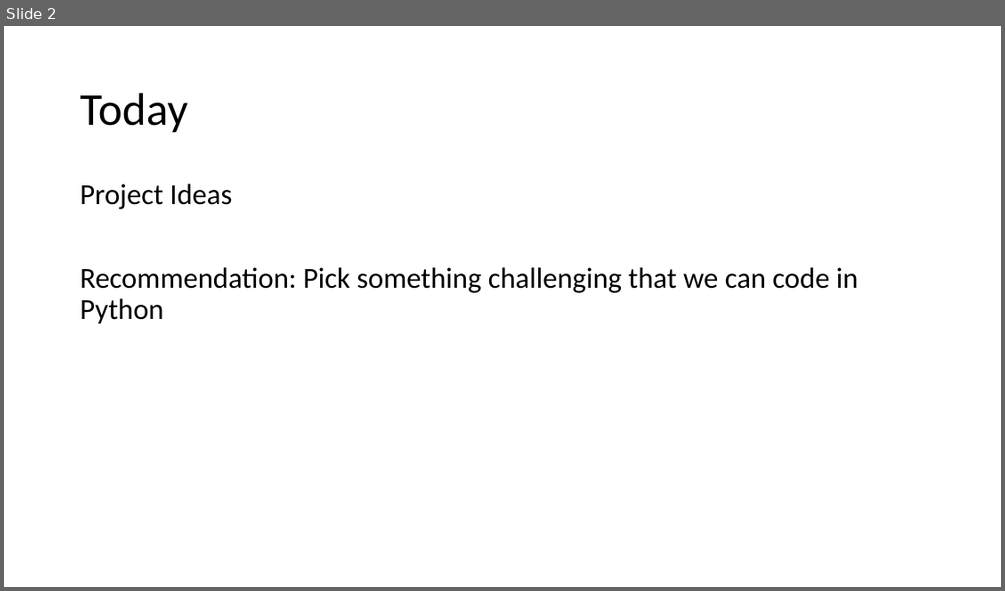
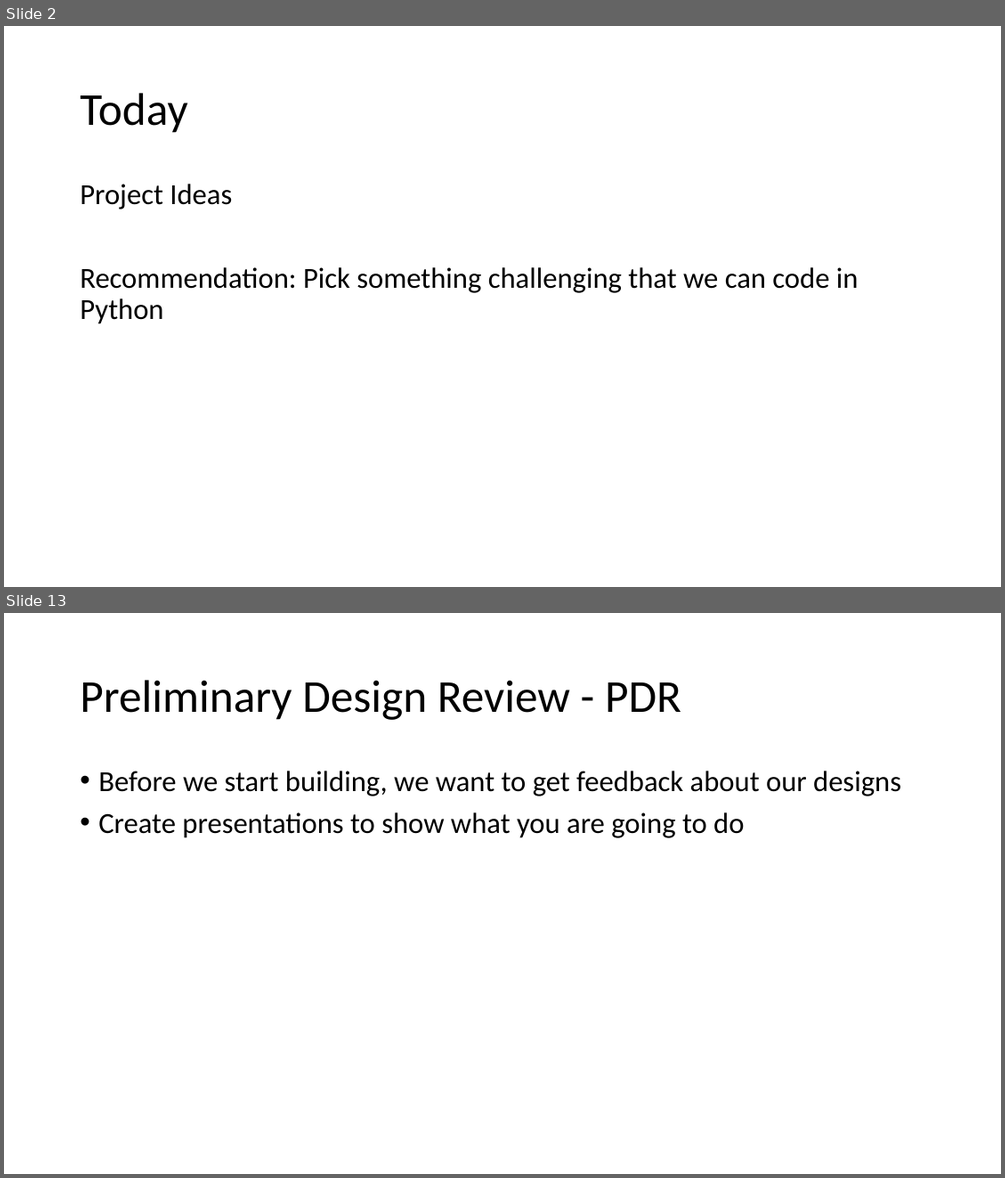
Before and after one commit to jlwgong/hangman, a slide deck: presentations/archive/Engineering III.pptx. Shown one above the other, each under a label of ours: slide 2 before the commit, slides 2 and 13 after it; the slides between them are not shown. The pictures are 1005x591 and 1005x1178 pixels, drawn with LibreOffice and Linux fonts; fonts in the diff are those of the drawing. Boxes give left, top, right and bottom in pixels: in the first picture for what was removed or moved away, otherwise in the second. Text is boxed around its words. In the diff, an @@ line names an element or a change of style, - is before the commit and + after.

```diff
--- a/presentations/archive/Engineering III.pptx
+++ b/presentations/archive/Engineering III.pptx
@@ slide 13 added at box(4, 613, 1001, 1174), background #FFFFFF @@
@@ title added at box(80, 680, 681, 720), 44 pt, text #000000 @@
+Preliminary Design Review - PDR
@@ text added at box(98, 771, 901, 838), 28 pt, text #000000 @@
+• Before we start building, we want to get feedback about our designs
+• Create presentations to show what you are going to do
```
Also in this commit, not shown: 3 slides changed, 9 other slides added, 1 slide removed, 9 other files.
